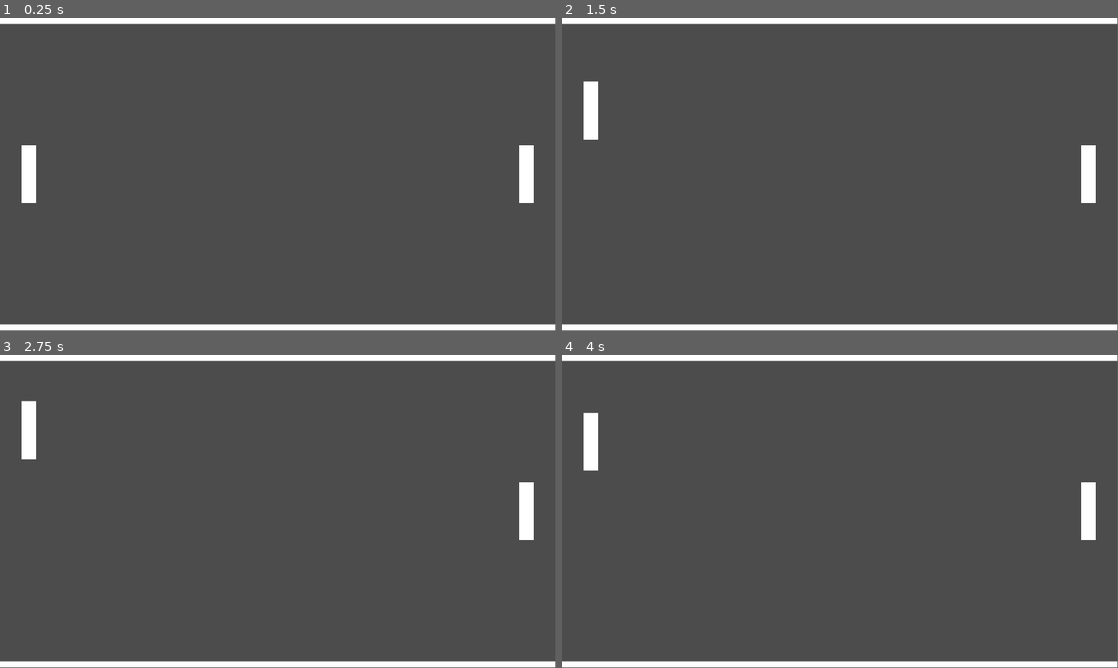
Above: before the commit, frames 1-4 (two rows, left to right).
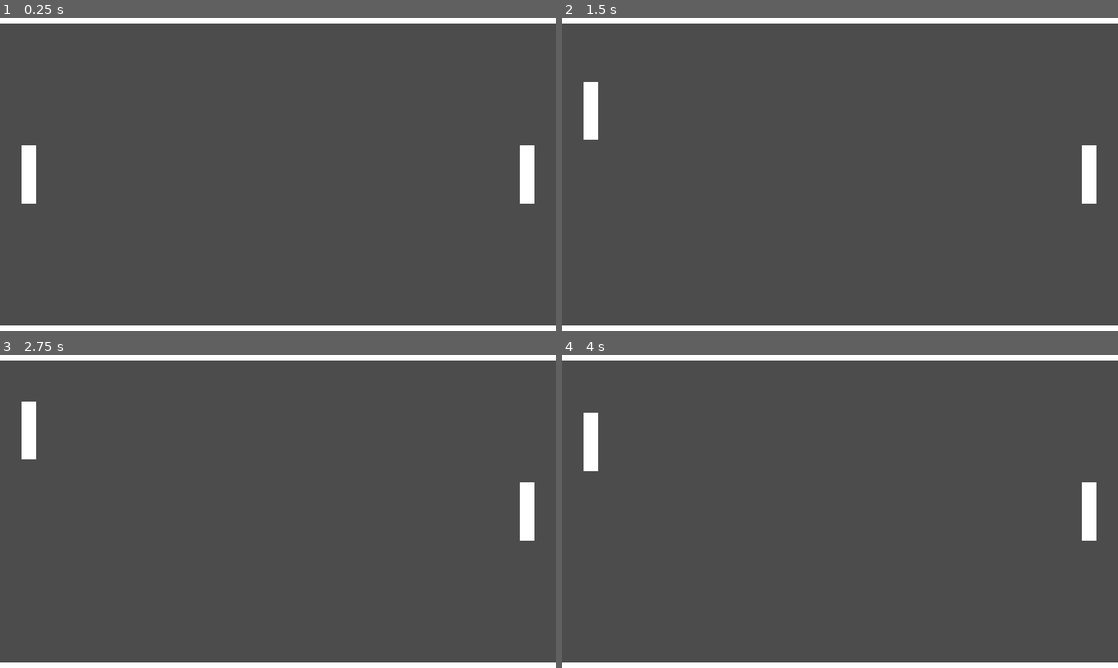
Above: after the commit, the same moments.

Repository: rondao/p01_pong
Game: Godot game, scene res://game.tscn
The game is run twice, just before and just after one commit, with the same random seed, the same clock (stepped at 60 frames per second) and the same inputs.
Inputs:
- Up to frame 1 (0.25 s): no input
- Up to frame 2 (1.5 s): tap Enter at 0.5 s; hold Up (ui_up) 0.53-1.28 s; hold Down (ui_down) from 1.28 s (still down)
- Up to frame 3 (2.75 s): release Down (ui_down) at 2.03 s; hold Up (ui_up) from 2.03 s (still down)
- Up to frame 4 (4 s): tap Space at 3.5 s; release Up (ui_up) at 3.53 s; hold Down (ui_down) from 3.53 s (still down)
The window is 799x449 before the commit and 800x450 after it. Grey fills any space a smaller window leaves; there, only what the larger window draws over its background counts as a difference.

The runs differ from the first frame. In frame 1, 0.8% of the frame differs, in the area x 0-100%, y 1-99%; in frame 2, 0.8%; in frame 3, 0.8%; in frame 4, 0.9%.

Commit message:
Change screen resize stretch to keep aspect ratio
Signed-off-by: Rafael Rondao <rafael.rondao@gmail.com>

Diff:
--- a/project.godot
+++ b/project.godot
@@ -30,6 +30,8 @@
 
 window/size/width=1920
 window/size/height=1080
+window/stretch/mode="2d"
+window/stretch/aspect="keep"
 
 [rendering]
 
